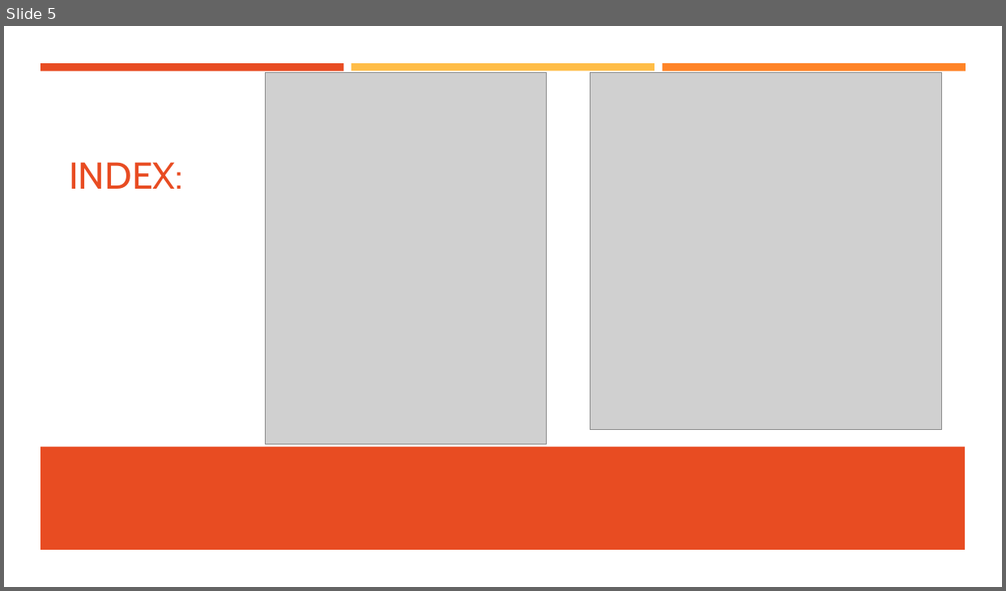
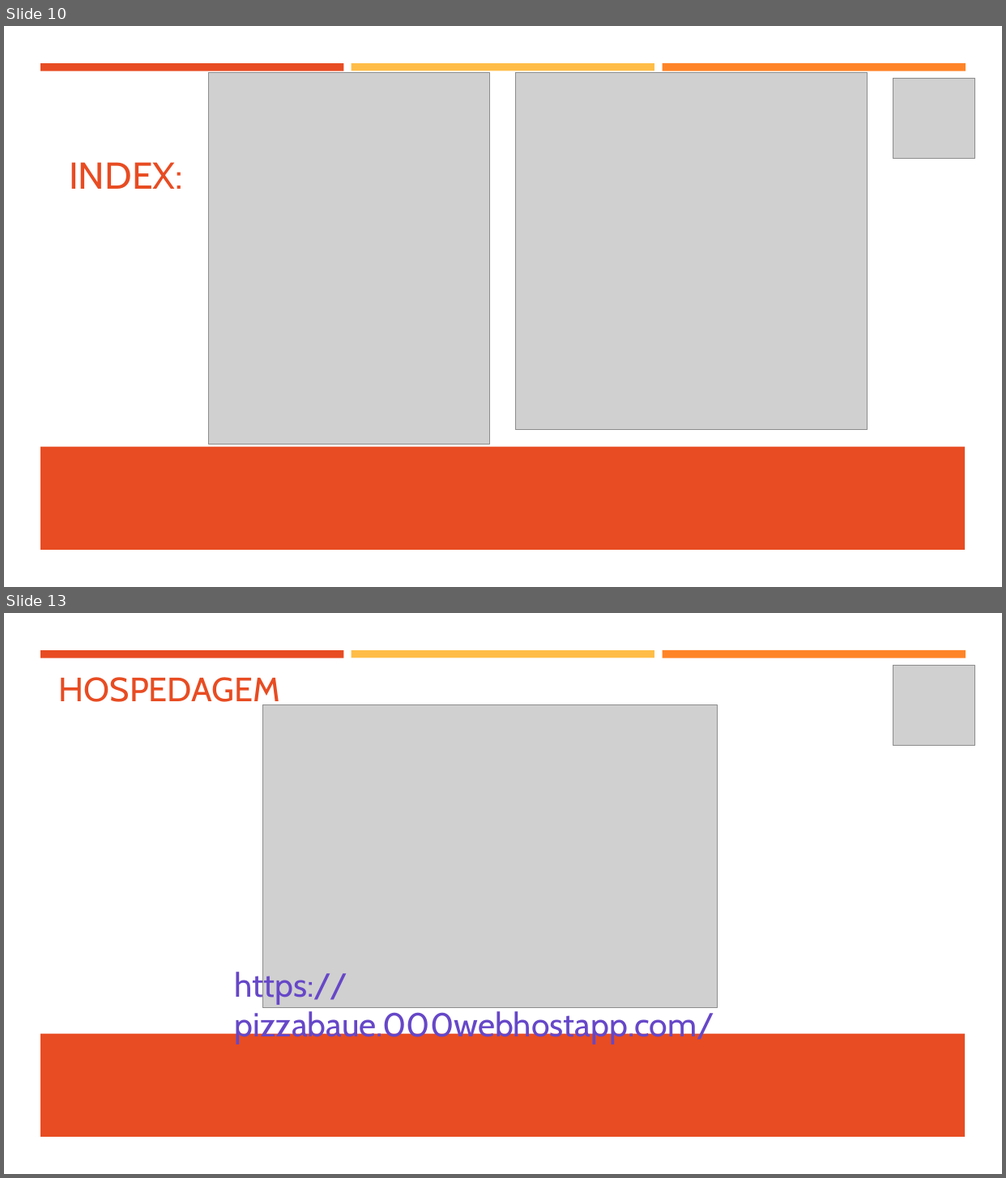
Before and after one commit to brunosilv96/Pizza-Baue, a slide deck: Documentação/Pizza Baue.pptx. Shown one above the other, each under a label of ours: slide 5 before the commit, slides 10 and 13 after it; the slides between them are not shown. The pictures are 1006x591 and 1006x1178 pixels, drawn with LibreOffice and Linux fonts; fonts in the diff are those of the drawing; grey boxes stand for pictures. Boxes give left, top, right and bottom in pixels: in the first picture for what was removed or moved away, otherwise in the second. Text is boxed around its words. In the diff, an @@ line names an element or a change of style, - is before the commit and + after.

```diff
--- a/Documentação/Pizza Baue.pptx
+++ b/Documentação/Pizza Baue.pptx
@@ slide 13 added at bbox=[4, 613, 1002, 1174], background #FFFFFF; not listed: 4 template elements that a slide beside it also shows @@
@@ text added at bbox=[59, 677, 281, 709], 32.4 pt, text #E84C22 @@
+HOSPEDAGEM
@@ picture added at bbox=[893, 666, 975, 746] @@
@@ picture added at bbox=[263, 705, 718, 1007] @@
@@ text added at bbox=[235, 969, 715, 1045], 32 pt, text #6647C8 @@
+https://pizzabaue.000webhostapp.com/
@@ what was slide 5 is now slide 10 @@
@@ slide 10 changed as well @@
@@ picture: place and size @@
-picture at bbox=[266, 72, 546, 445]
+picture at bbox=[208, 72, 489, 445]
@@ picture: place and size @@
-picture at bbox=[590, 72, 942, 430]
+picture at bbox=[516, 72, 868, 430]
@@ picture added at bbox=[893, 79, 975, 159] @@
```
Also in this commit, not shown: 4 other slides changed, 7 other slides added, 1 slide removed, 9 other files.
